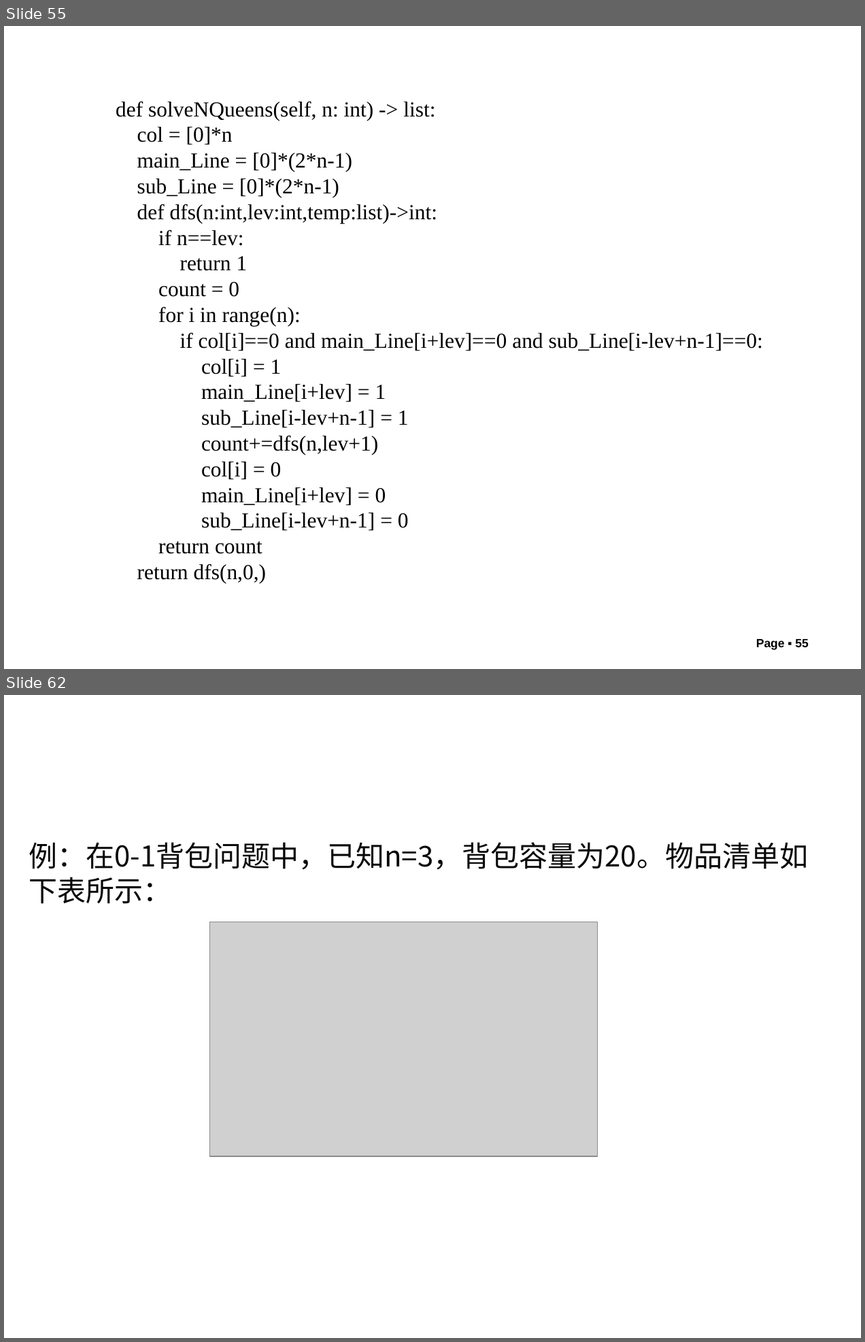
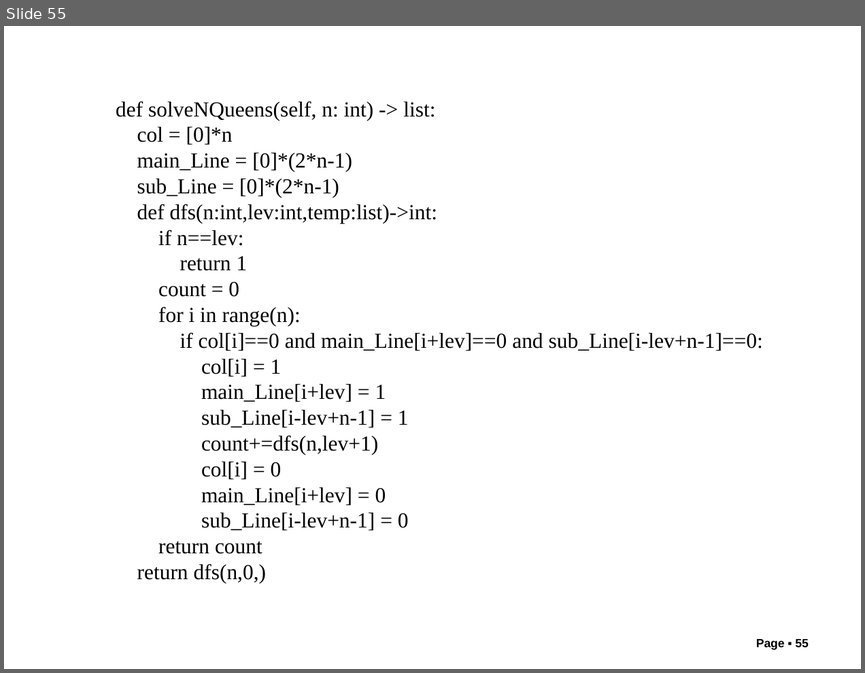
Before and after one commit to liutongling/DP, a slide deck: file/第6章 回朔法.pptx. Shown one above the other, each under a label of ours: slides 55 and 62 before the commit, slide 55 after it; the slides between them are not shown. The pictures are 865x1342 and 865x673 pixels, drawn with LibreOffice and Linux fonts; fonts in the diff are those of the drawing; grey boxes stand for pictures; background and template pictures are left out. Boxes give left, top, right and bottom in pixels: in the first picture for what was removed or moved away, otherwise in the second. Text is boxed around its words. In the diff, an @@ line names an element or a change of style, - is before the commit and + after.

```diff
--- a/file/第6章 回朔法.pptx
+++ b/file/第6章 回朔法.pptx
@@ slide 62 removed at (4,695,861,1338), background #FFFFFF @@
@@ text removed at (28,842,808,904) @@
-例：在0-1背包问题中，已知n=3，背包容量为20。物品清单如下表所示：
@@ picture removed at (209,922,597,1156) @@
```
Also in this commit, not shown: 29 other slides removed, 5 other files.
